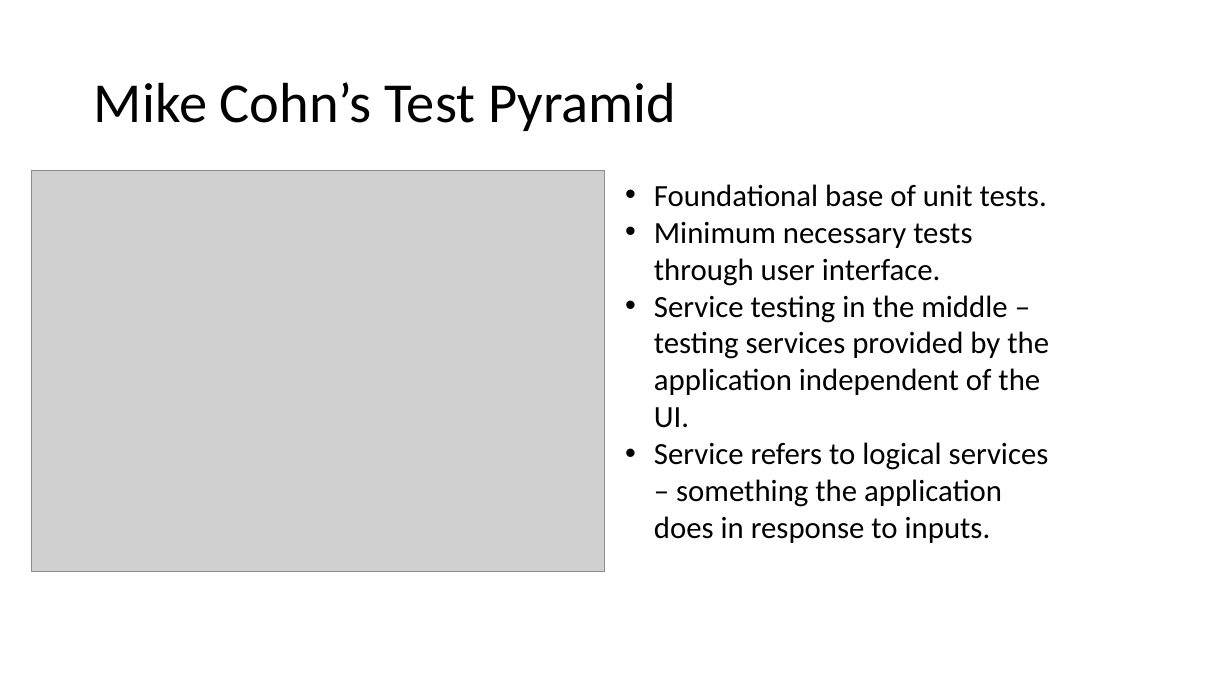
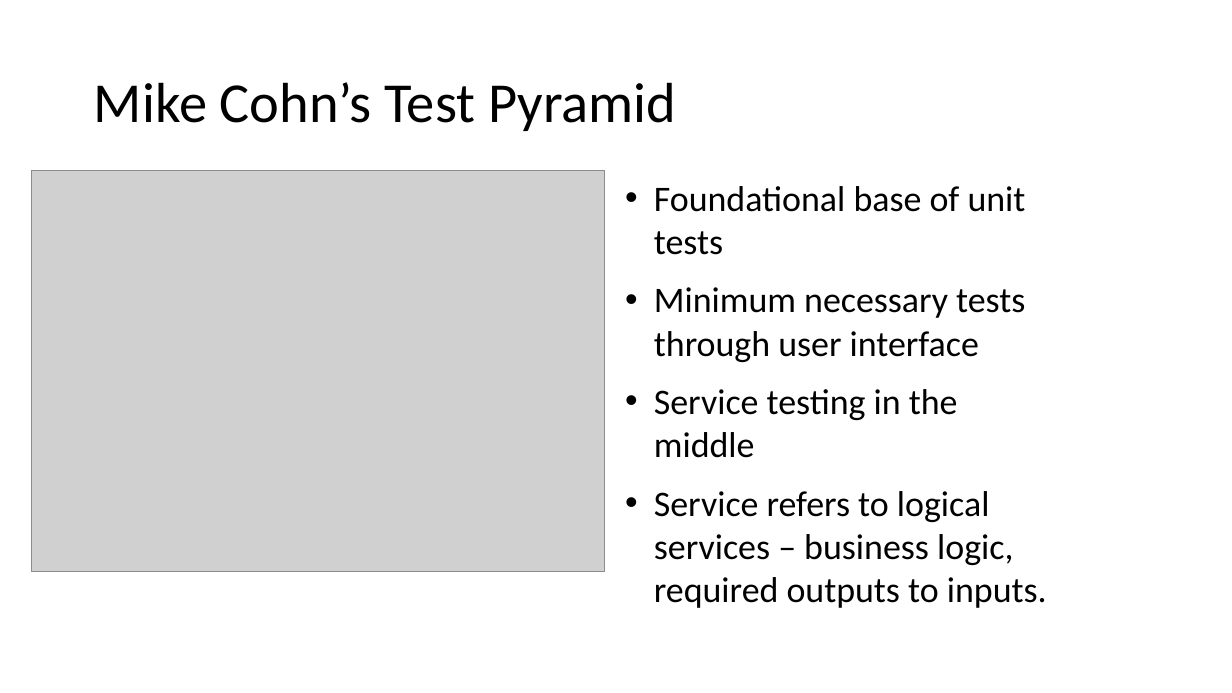
Before and after one commit to weaverj/testpyramidexample, a slide deck: slide 2 of Test Pyramid Presentation.pptx. Drawn at 1232x693 pixels with LibreOffice and Linux fonts; fonts in the diff are those of the drawing; grey boxes stand for pictures; background and template pictures are left out. Boxes give left, top, right and bottom in pixels: in the first picture for what was removed or moved away, otherwise in the second. Text is boxed around its words. In the diff, an @@ line names an element or a change of style, - is before the commit and + after.

```diff
--- a/Test Pyramid Presentation.pptx
+++ b/Test Pyramid Presentation.pptx
@@ text at (654, 186, 1047, 608): text changed; size 24 to 28 pt @@
-• Foundational base of unit tests.
-• Minimum necessary tests through user interface.
-• Service testing in the middle – testing services provided by the application independent of the UI.
-• Service refers to logical services – something the application does in response to inputs.
+• Foundational base of unit tests
+• Minimum necessary tests through user interface
+• Service testing in the middle
+• Service refers to logical services – business logic, required outputs to inputs.
```
Also in this commit, not shown: 5 other slides changed, 1 slide added.
